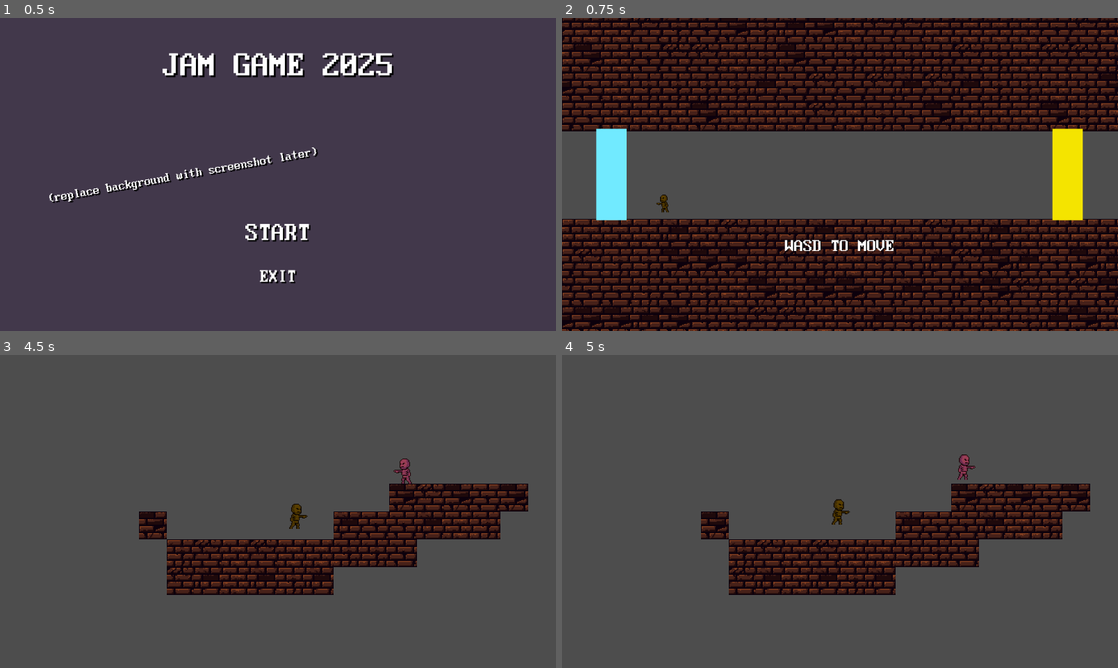
Above: before the commit, frames 1-4 (two rows, left to right).
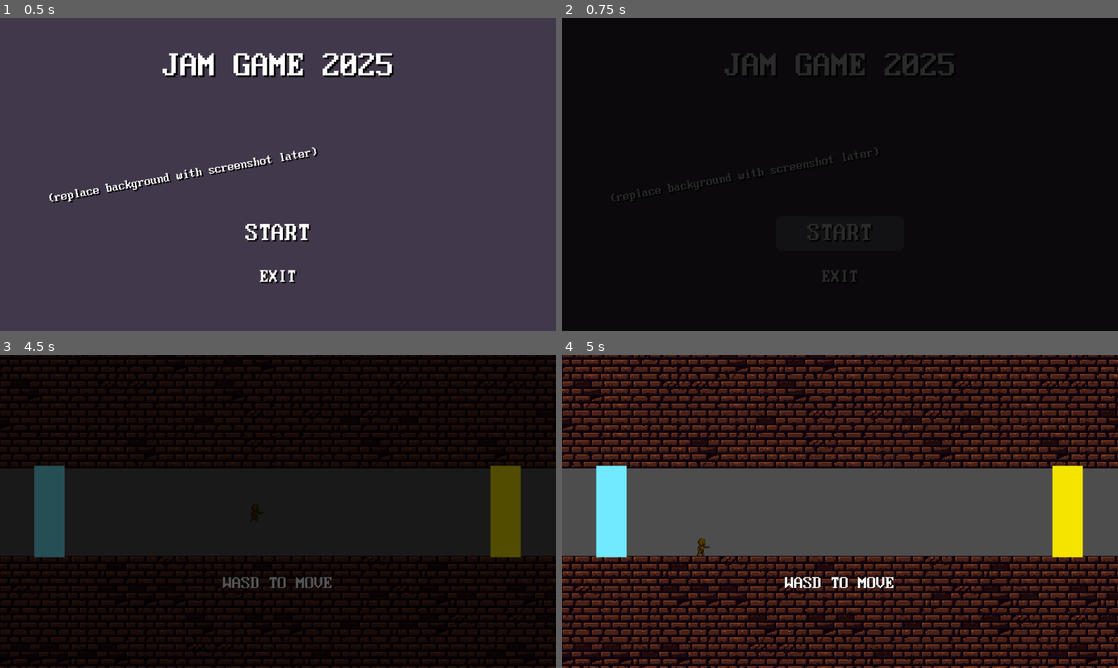
Above: after the commit, the same moments.

Repository: greatbrick0/GdFallJam2025
Game: Godot game, scene res://Scenes/main_menu.tscn
Two runs of this game, one before a commit and one after it. Both use one fixed random seed, a clock stepped at 60 frames per second and the inputs below.
Inputs:
- Up to frame 1 (0.5 s): no input
- Up to frame 2 (0.75 s): click "START" at 0.5 s
- Up to frame 3 (4.5 s): hold D (moveright) 1.28-2.78 s; tap Space (jump) at 1.52, 2.27, 3.77 s; tap Enter at 2 s; hold A (moveleft) 2.78-3.53 s; hold D (moveright) from 3.53 s (still down); tap R (reset) at 4.25 s
- Up to frame 4 (5 s): keep holding D (moveright); tap Space (jump) at 4.52 s; tap R (reset) at 4.9 s

Frame 1 is identical in both runs. In frame 2, 65% of the frame differs, in the area x 0-100%, y 0-100%; in frame 3, 97%; in frame 4, 81%.

Commit message:
Added Transition Animation

Diff:
--- a/gdfalljam/Scenes/level_manager.tscn
+++ b/gdfalljam/Scenes/level_manager.tscn
@@ -1,6 +1,86 @@
-[gd_scene load_steps=2 format=3 uid="uid://dvnyft0m0gewk"]
+[gd_scene load_steps=6 format=3 uid="uid://dvnyft0m0gewk"]
 
 [ext_resource type="Script" uid="uid://bi33xemih6qx1" path="res://Scripts/level_manager.gd" id="1_f6wcy"]
 
+[sub_resource type="Animation" id="Animation_f6wcy"]
+resource_name = "FadeOut"
+length = 0.2
+tracks/0/type = "value"
+tracks/0/imported = false
+tracks/0/enabled = true
+tracks/0/path = NodePath("CanvasLayer/Control/ColorRect:color")
+tracks/0/interp = 1
+tracks/0/loop_wrap = true
+tracks/0/keys = {
+"times": PackedFloat32Array(0, 0.2),
+"transitions": PackedFloat32Array(1, 1),
+"update": 0,
+"values": [Color(0, 0, 0, 0), Color(0, 0, 0, 1)]
+}
+
+[sub_resource type="Animation" id="Animation_83v1d"]
+length = 0.001
+tracks/0/type = "value"
+tracks/0/imported = false
+tracks/0/enabled = true
+tracks/0/path = NodePath("CanvasLayer/Control/ColorRect:color")
+tracks/0/interp = 1
+tracks/0/loop_wrap = true
+tracks/0/keys = {
+"times": PackedFloat32Array(0),
+"transitions": PackedFloat32Array(1),
+"update": 0,
+"values": [Color(0, 0, 0, 0)]
+}
+
+[sub_resource type="Animation" id="Animation_q361b"]
+resource_name = "FadeIn"
+length = 0.2
+tracks/0/type = "value"
+tracks/0/imported = false
+tracks/0/enabled = true
+tracks/0/path = NodePath("CanvasLayer/Control/ColorRect:color")
+tracks/0/interp = 1
+tracks/0/loop_wrap = true
+tracks/0/keys = {
+"times": PackedFloat32Array(0, 0.2),
+"transitions": PackedFloat32Array(1, 1),
+"update": 0,
+"values": [Color(0, 0, 0, 1), Color(0, 0, 0, 0)]
+}
+
+[sub_resource type="AnimationLibrary" id="AnimationLibrary_1g1tw"]
+_data = {
+&"FadeIn": SubResource("Animation_q361b"),
+&"FadeOut": SubResource("Animation_f6wcy"),
+&"RESET": SubResource("Animation_83v1d")
+}
+
 [node name="LevelManager" type="Node"]
 script = ExtResource("1_f6wcy")
+
+[node name="ScreenFade" type="AnimationPlayer" parent="."]
+libraries = {
+&"": SubResource("AnimationLibrary_1g1tw")
+}
+
+[node name="CanvasLayer" type="CanvasLayer" parent="."]
+
+[node name="Control" type="Control" parent="CanvasLayer"]
+layout_mode = 3
+anchors_preset = 0
+offset_right = 1280.0
+offset_bottom = 720.0
+mouse_filter = 2
+
+[node name="ColorRect" type="ColorRect" parent="CanvasLayer/Control"]
+layout_mode = 1
+anchors_preset = 15
+anchor_right = 1.0
+anchor_bottom = 1.0
+grow_horizontal = 2
+grow_vertical = 2
+mouse_filter = 2
+color = Color(0, 0, 0, 0)
+
+[connection signal="animation_finished" from="ScreenFade" to="." method="_on_screen_fade_animation_finished"]
--- a/gdfalljam/Scenes/menu_control.gd
+++ b/gdfalljam/Scenes/menu_control.gd
@@ -2,7 +2,7 @@
 
 
 func _on_play_button_pressed() -> void:
-	get_tree().change_scene_to_file("res://Scenes/Levels/level_0.tscn")
+	LevelManager.StartTransition("res://Scenes/Levels/level_0.tscn")
 
 
 func _on_exit_button_pressed() -> void:
--- a/gdfalljam/Scripts/level_manager.gd
+++ b/gdfalljam/Scripts/level_manager.gd
@@ -1,7 +1,26 @@
 extends Node
 
 var currentLevel: String = "res://Scenes/test_level_1.tscn"
+var midTransition: bool = false
 
 func _process(delta):
 	if(Input.is_action_just_released("reset")):
-		get_tree().change_scene_to_file(currentLevel)
+		StartTransition()
+
+func ResetLevel() -> void:
+	get_tree().change_scene_to_file(currentLevel)
+
+func StartTransition(newLevel: String = "") -> void:
+	if(midTransition): return
+
+	midTransition = true
+	if(newLevel == ""): newLevel = currentLevel
+	currentLevel = newLevel
+	$ScreenFade.play("FadeOut")
+
+func _on_screen_fade_animation_finished(anim_name):
+	if(anim_name == "FadeOut"):
+		ResetLevel()
+		$ScreenFade.play("FadeIn")
+	if(anim_name == "FadeIn"):
+		midTransition = false
--- a/gdfalljam/Scripts/player.gd
+++ b/gdfalljam/Scripts/player.gd
@@ -1,5 +1,4 @@
 extends CharacterBody2D
-
 
 @export  var speed = 300.0
 @export var jumpForce = -500.0
@@ -24,7 +23,7 @@
 	move_and_slide()
 
 func _on_hitbox_area_entered(area: Area2D):
-	if(area.get_parent().velocity.y > velocity.y):
+	if(area.get_parent().velocity.y >= velocity.y):
 		print(name + " died")
 	else:
 		velocity.y = jumpForce
